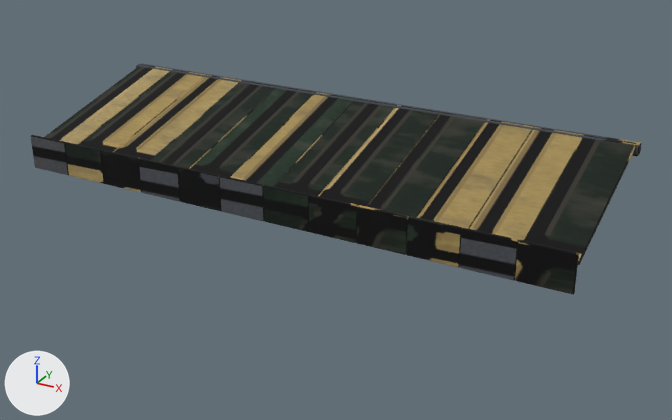
One commit to the glTF model godot/assets/models/sklep_markiza_b.glb: the scene before it, then after it.
Before and after are seen from a camera (50 mm lens) standing at (2.42, -4.66, 1.72) and looking at (0.13, -0.5, -0.36). Lighting does not change. The marker at lower left points along +X, +Y and +Z. The picture after the commit comes second. Vertices at exactly the same position are counted once.

Objects in the first picture: 'Markiza'.
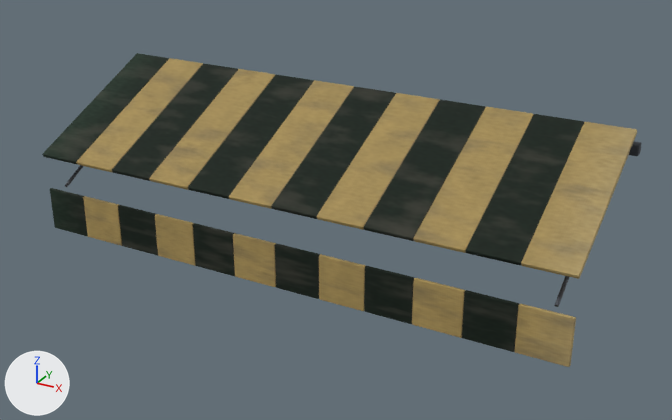
Changed parts and their boxes [x1, y1, x2, y2] in the pictures (672 x 420 px; the box of a moved part takes in the faces that stretch with it):
```json
{"object": "Markiza", "change": "reshaped, turned", "before": [31, 63, 642, 294], "after": [42, 53, 642, 367]}
{"part": 1, "of": "me_markiza", "change": "moved or reshaped", "before": [136, 63, 642, 156], "after": [629, 141, 642, 156]}
{"part": 2, "of": "me_markiza", "change": "moved or reshaped", "after": [65, 165, 83, 187], "on screen": "not visible before"}
{"part": 3, "of": "me_markiza", "change": "moved or reshaped", "after": [555, 276, 569, 307], "on screen": "not visible before"}
{"part": 4, "of": "me_markiza", "change": "deleted", "before": [515, 240, 579, 294]}
{"part": 5, "of": "me_markiza", "change": "moved or reshaped", "before": [31, 135, 583, 281], "after": [50, 122, 585, 367]}
{"part": 6, "of": "me_markiza", "change": "surface changed", "before": [31, 64, 636, 281], "after": [42, 53, 637, 352]}
```

Scene script edits in JSON lines:
```json
{"block": "me_markiza", "where": "# used by ob_markiza; location = (-1.467, -0.5, 0.0); rotation_euler = (0.244, 0.0, 0.0), in degrees (14, 0, 0)"}
{"op": "remove", "block": "me_markiza", "code": "me_markiza.from_pydata(...)  # 656 vertices, 1284 faces; spans x -0.15..3.09, y -0.57..0.52, z -0.12..0.07"}
{"op": "add", "block": "me_markiza", "code": "me_markiza.from_pydata(...)  # 648 vertices, 1284 faces; spans x -0.15..3.09, y -0.68..0.52, z -0.45..0.01"}
{"block": "me_markiza", "change": "me_markiza part 1: the loose piece of 96 vertices spanning x -0.15..3.09, y 0.46..0.52, z -0.05..0.02 is moved by (0.0, -0.01, -0.08)"}
{"block": "me_markiza", "change": "me_markiza part 2: the loose piece of 12 vertices spanning x -0.04..-0.02, y -0.48..0.48, z -0.07..-0.03 is turned 3.1 degrees about the x axis through its middle and scaled by 1.04, then moved by (0.0, -0.03, -0.11)"}
{"block": "me_markiza", "change": "me_markiza part 3: the loose piece of 12 vertices spanning x 2.96..2.98, y -0.48..0.48, z -0.07..-0.03 is turned 3.1 degrees about the x axis through its middle and scaled by 1.04, then moved by (0.0, -0.03, -0.11)"}
{"block": "me_markiza", "change": "me_markiza part 4: the loose piece of 24 vertices spanning x 2.8..3.07, y -0.57..-0.51, z -0.12..0.07 is deleted"}
{"block": "me_markiza", "change": "me_markiza part 5"}
{"block": "me_markiza", "change": "6 vertices are removed from x 2.8, y -0.57..0.5, z -0.12..0.07"}
{"block": "me_markiza", "change": "28 faces are deleted"}
{"block": "me_markiza", "change": "77 vertices in x -0.13..2.8, y -0.52..-0.51, z 0.07 move by (0.0, -0.05, -0.28)"}
{"block": "me_markiza", "change": "61 vertices in x -0.13..2.8, y -0.56, z -0.12 move by (0.0, -0.1, -0.33)"}
{"block": "me_markiza", "change": "38 vertices in x -0.13..2.8, y -0.57, z -0.12 move by (0.0, -0.1, -0.32)"}
{"block": "me_markiza", "change": "22 vertices in x -0.13..2.8, y -0.57, z -0.12 move by (0.0, -0.11, -0.32)"}
{"block": "me_markiza", "change": "22 vertices in x -0.13..2.8, y -0.53, z 0.07 move by (0.0, -0.04, -0.28)"}
{"block": "me_markiza", "change": "22 vertices in x -0.13..2.8, y -0.51, z 0.07 move by (0.0, -0.05, -0.29)"}
{"block": "me_markiza", "change": "22 vertices are added at x 2.8..3.07, y -0.68..-0.56, z -0.45..-0.21"}
{"block": "me_markiza", "change": "72 new faces join them"}
{"block": "me_markiza", "change": "me_markiza part 6: 984 kept faces spanning x -0.13..3.07, y -0.68..0.5, z -0.45..0.01 get new texture (UV) coordinates"}
{"op": "set", "path": "ob_markiza.rotation_euler", "old": "(0.244, 0.0, 0.0)", "new": "(0.419, 0.0, 0.0)", "note": "degrees (14, 0, 0) -> degrees (24, 0, 0)"}
```
